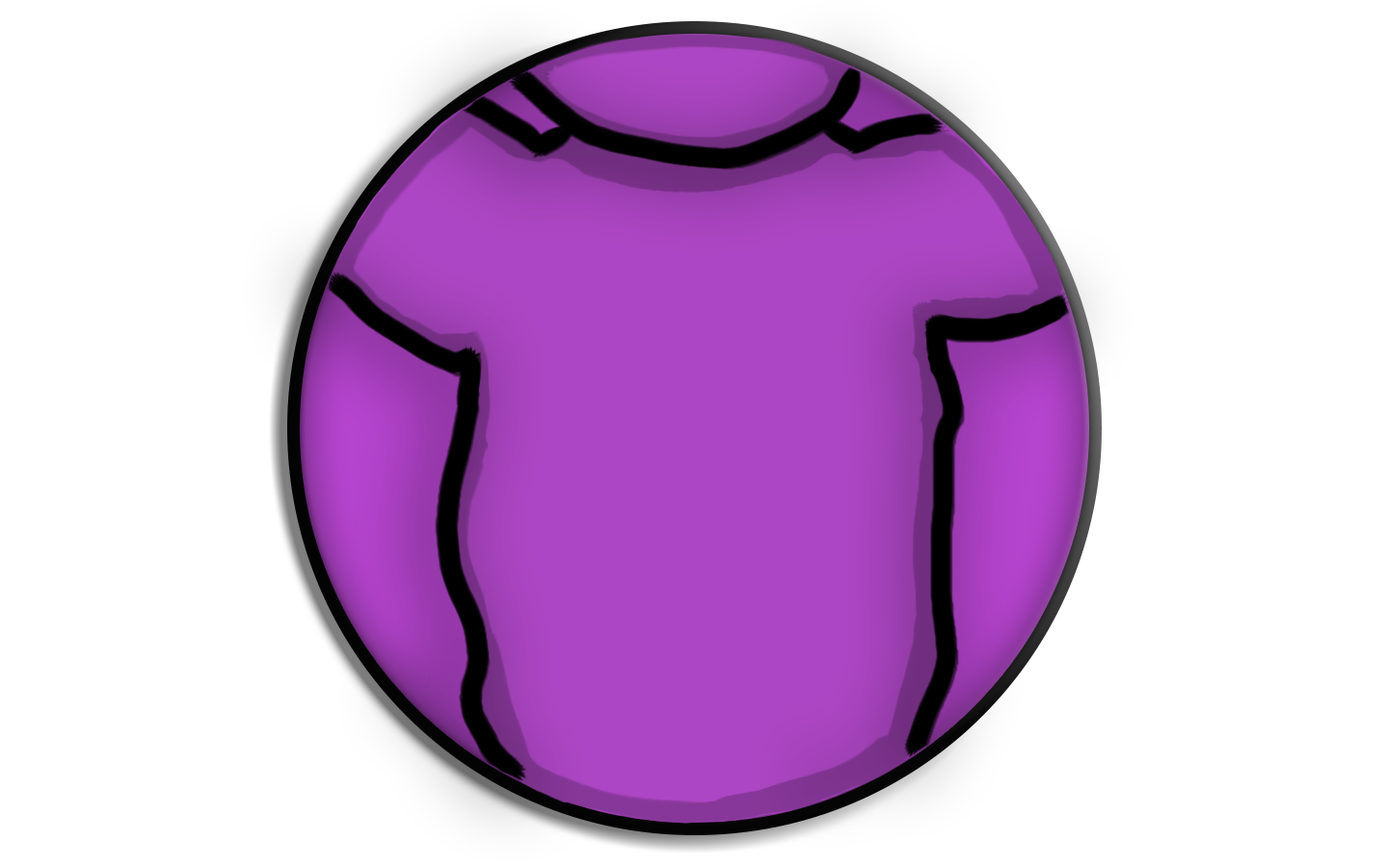
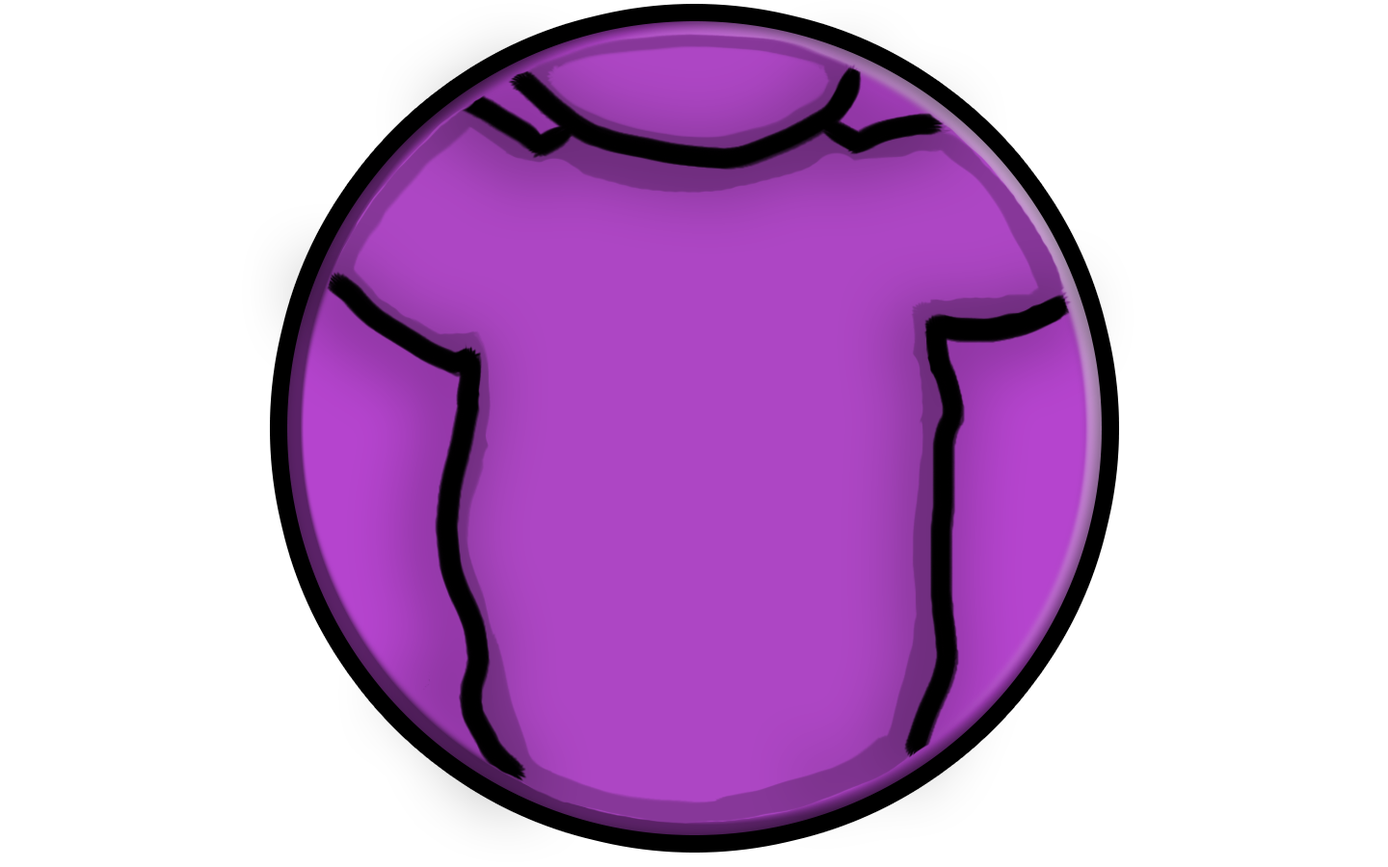
The second w=1388, h=867 image is a revision of the first. Changes to its layers:
pixels changed over [268, 3, 1119, 854] (layer not identified)
